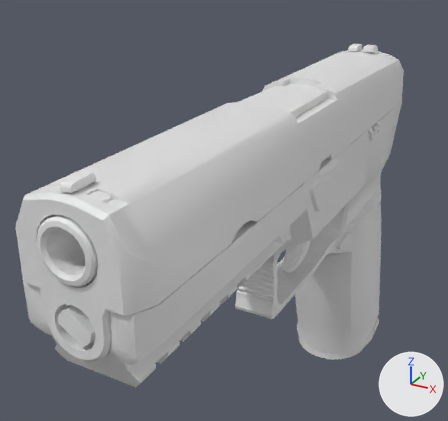
Before and after pictures for a commit that changed the Blender file Blender/Files/Sig Sauer p320.blend.
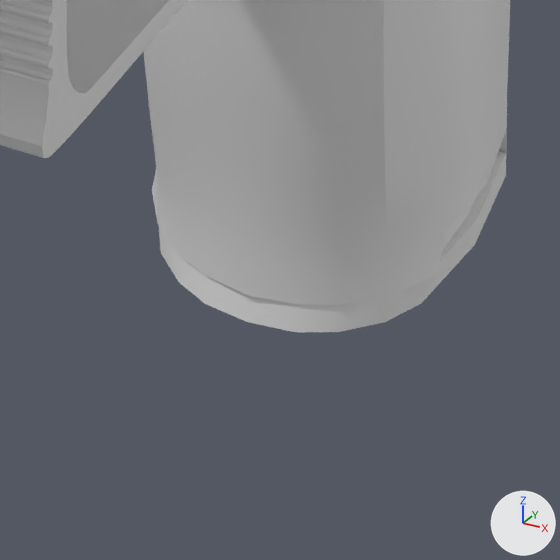
Each version is shown whole from a camera (50 mm lens) standing at (0.0733, -0.238, 0.1318) and looking at (-0.021, -0.0667, 0.0461), then close up on the part from 58% to 87% of the width and 67% to 98% of the height. Arrows for +X, +Y and +Z are at lower right; the lights stay in place.

In view in the first close-up: 'Grip_low', 'Magazine_low'.
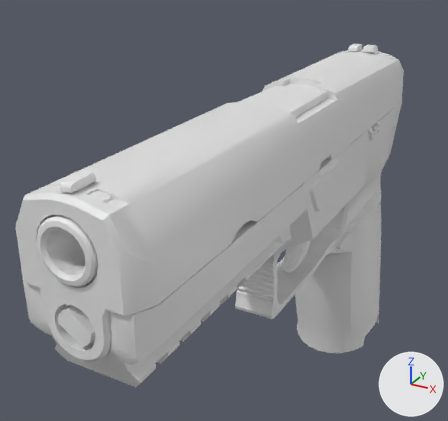
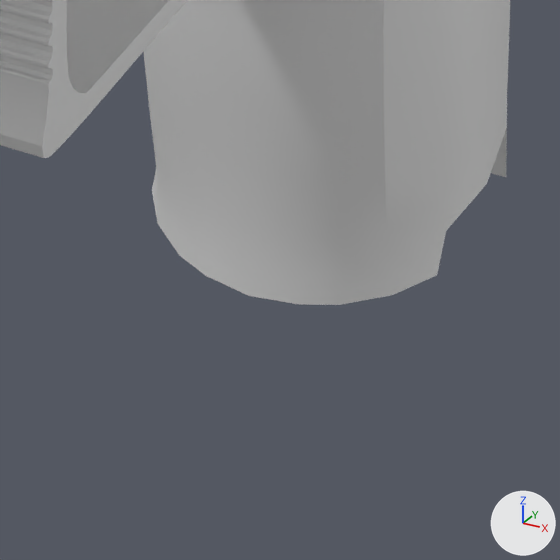
Where the change shows, as pixel boxes [x1, y1, x2, y2] in the close-ups (560 x 560 px):
```json
{"object": "Magazine_low", "change": "hidden", "before": [159, 151, 506, 332]}
```

Edits to the scene script, one JSON object a line:
```json
{"op": "add", "block": "ob_magazine_low", "code": "ob_magazine_low.hide_set(True)"}
```
